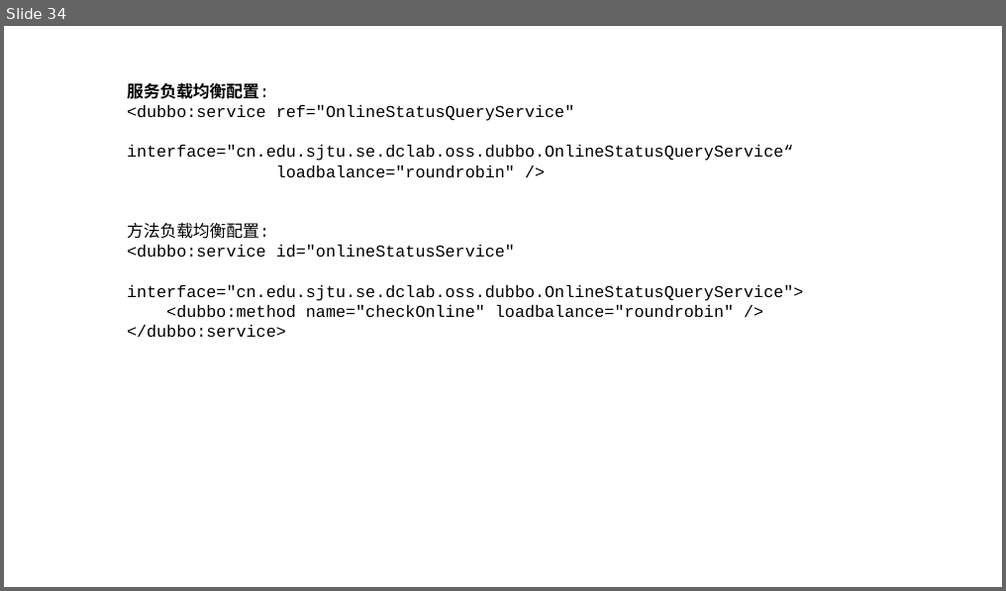
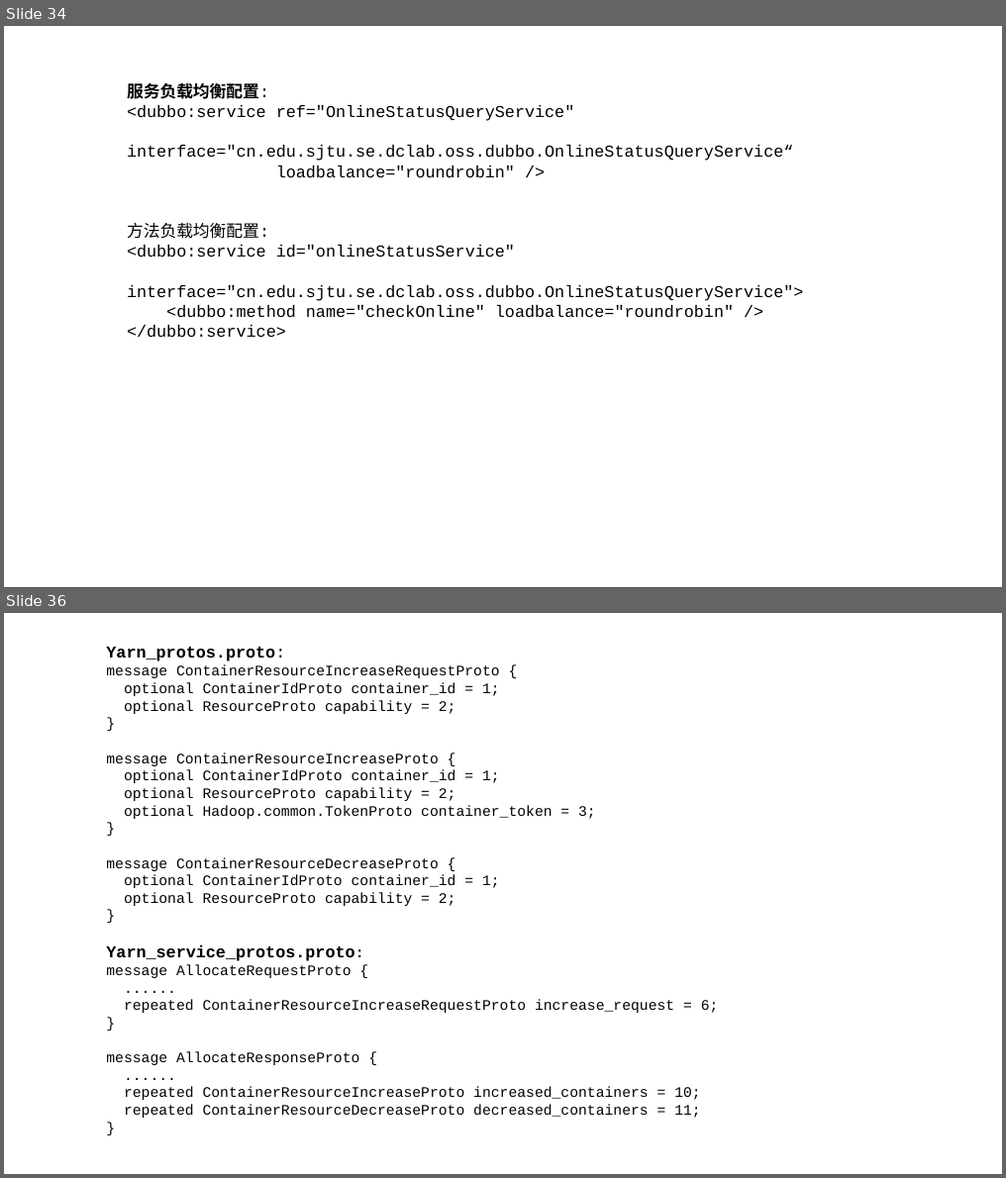
Before and after one commit to huiyi-learning/Dissertation, a slide deck: Diploma paper/Figures.pptx. Shown one above the other, each under a label of ours: slide 34 before the commit, slides 34 and 36 after it; the slides between them are not shown. The pictures are 1006x591 and 1006x1178 pixels, drawn with LibreOffice and Linux fonts; fonts in the diff are those of the drawing. Boxes give left, top, right and bottom in pixels: in the first picture for what was removed or moved away, otherwise in the second. Text is boxed around its words. In the diff, an @@ line names an element or a change of style, - is before the commit and + after.

```diff
--- a/Diploma paper/Figures.pptx
+++ b/Diploma paper/Figures.pptx
@@ slide 36 added at bbox=[4, 613, 1002, 1174], background #FFFFFF @@
@@ text added at bbox=[106, 646, 719, 1118], 14 pt, text #000000 @@
+Yarn_protos.proto:
+message ContainerResourceIncreaseRequestProto {
+optional ContainerIdProto container_id = 1;
+optional ResourceProto capability = 2;
+}
+message ContainerResourceIncreaseProto {
+optional ContainerIdProto container_id = 1;
+optional ResourceProto capability = 2;
+optional Hadoop.common.TokenProto container_token = 3;
+}
+message ContainerResourceDecreaseProto {
+optional ContainerIdProto container_id = 1;
+optional ResourceProto capability = 2;
+}
+Yarn_service_protos.proto:
+message AllocateRequestProto {
+......
+repeated ContainerResourceIncreaseRequestProto increase_request = 6;
+}
+message AllocateResponseProto {
+......
+repeated ContainerResourceIncreaseProto increased_containers = 10;
+repeated ContainerResourceDecreaseProto decreased_containers = 11;
+}
```
Also in this commit, not shown: 1 slide changed, 5 other slides added, 23 other files.
